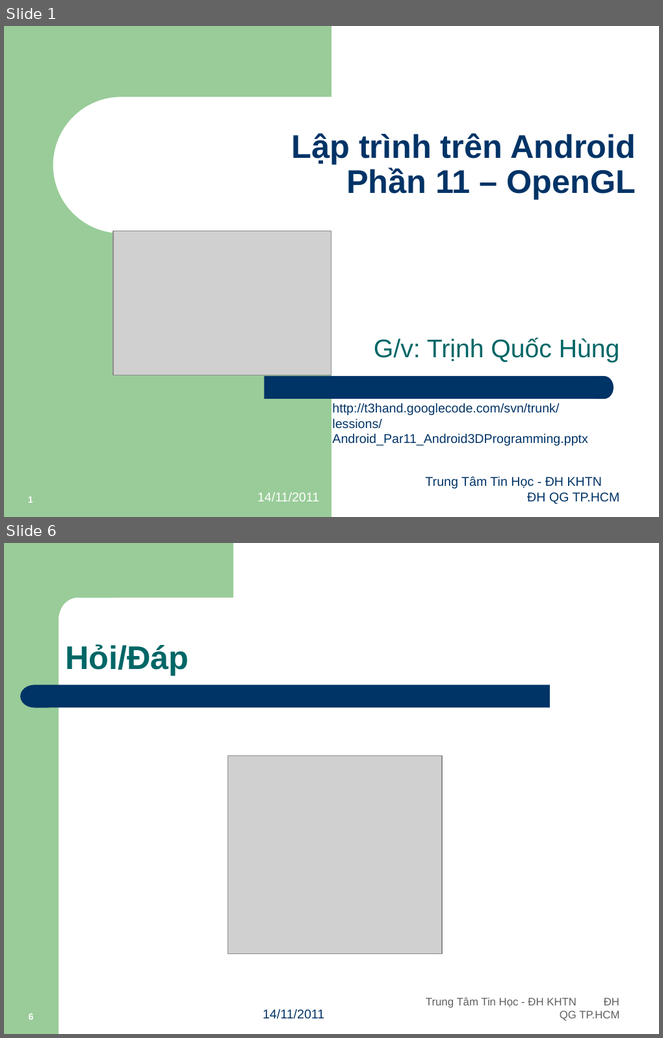
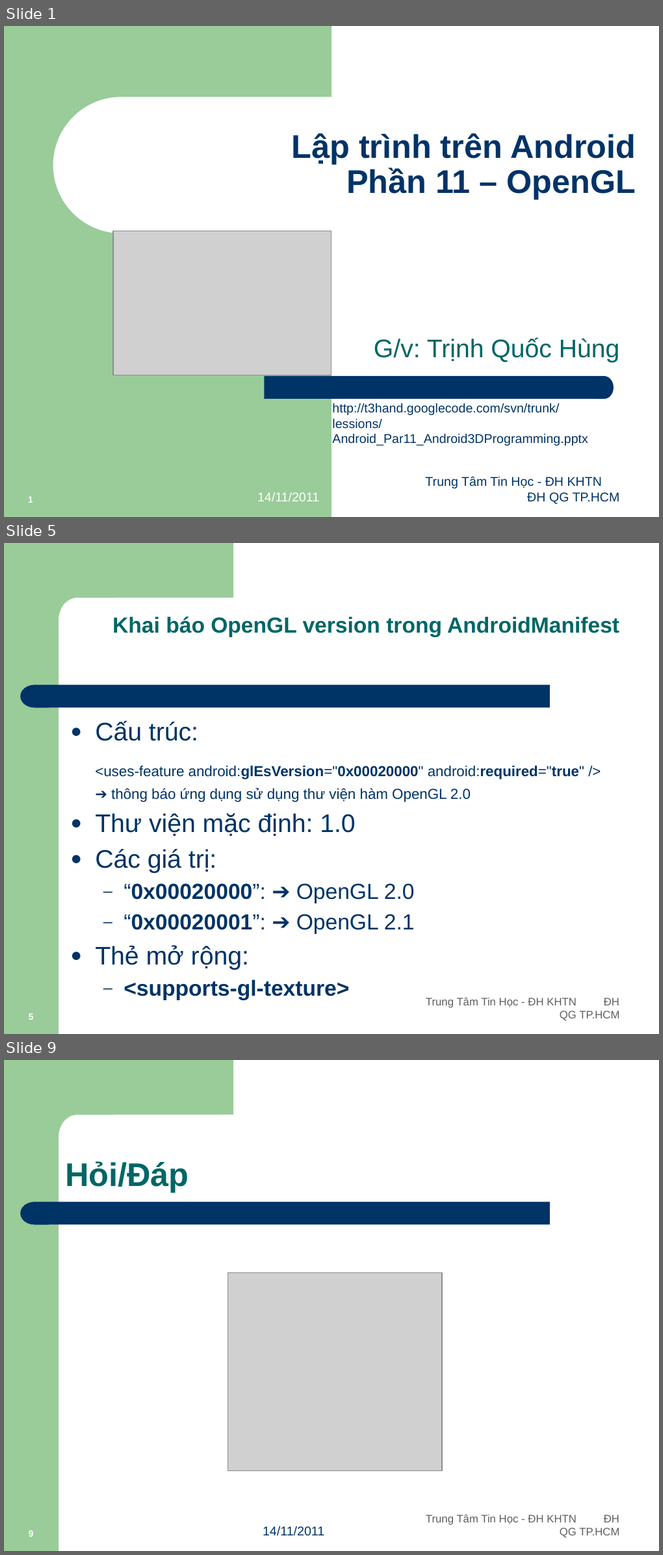
Before and after one commit to Timon-CHP/t3hand, a slide deck: lessions/Android_Par11_Android3DProgramming.pptx. Shown one above the other, each under a label of ours: slides 1 and 6 before the commit, slides 1, 5 and 9 after it; the slides between them are not shown. The pictures are 663x1038 and 663x1555 pixels, drawn with LibreOffice and Linux fonts; fonts in the diff are those of the drawing; grey boxes stand for pictures. Boxes give left, top, right and bottom in pixels: in the first picture for what was removed or moved away, otherwise in the second. Text is boxed around its words. In the diff, an @@ line names an element or a change of style, - is before the commit and + after.

```diff
--- a/lessions/Android_Par11_Android3DProgramming.pptx
+++ b/lessions/Android_Par11_Android3DProgramming.pptx
@@ slide 5 added at [4, 543, 659, 1034], background #FFFFFF; not listed: 4 template elements that a slide beside it also shows @@
@@ title added at [113, 616, 620, 637], 24 pt, text #006666, bold @@
+Khai báo OpenGL version trong AndroidManifest
@@ text added at [95, 721, 584, 970], 16 pt, text #003366 @@
+● Cấu trúc:
+<uses-feature android:glEsVersion="0x00020000" android:required="true" />
+➔ thông báo ứng dụng sử dụng thư viện hàm OpenGL 2.0
+● Thư viện mặc định: 1.0
+● Các giá trị:
+  – “0x00020000”: ➔ OpenGL 2.0
+  – “0x00020001”: ➔ OpenGL 2.1
+● Thẻ mở rộng:
+  – <supports-gl-texture>
@@ text added at [426, 998, 620, 1021], 12 pt, text #5F5F5F @@
+Trung Tâm Tin Học - ĐH KHTN ĐH QG TP.HCM
@@ page number added at [29, 1014, 34, 1020], 10 pt, text #FFFFFF, bold @@
+5
@@ what was slide 6 is now slide 9 @@
```
Also in this commit, not shown: 1 slide changed, 5 other slides added, 3 slides removed.
